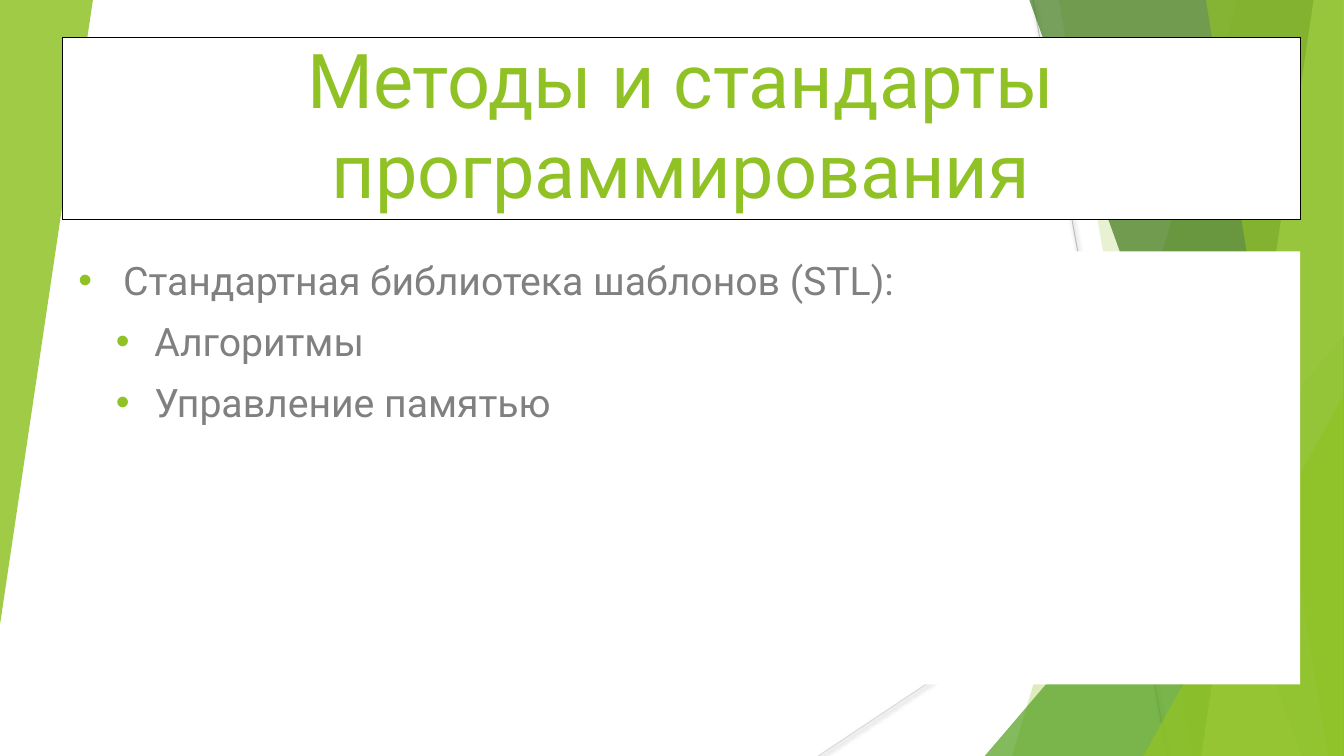
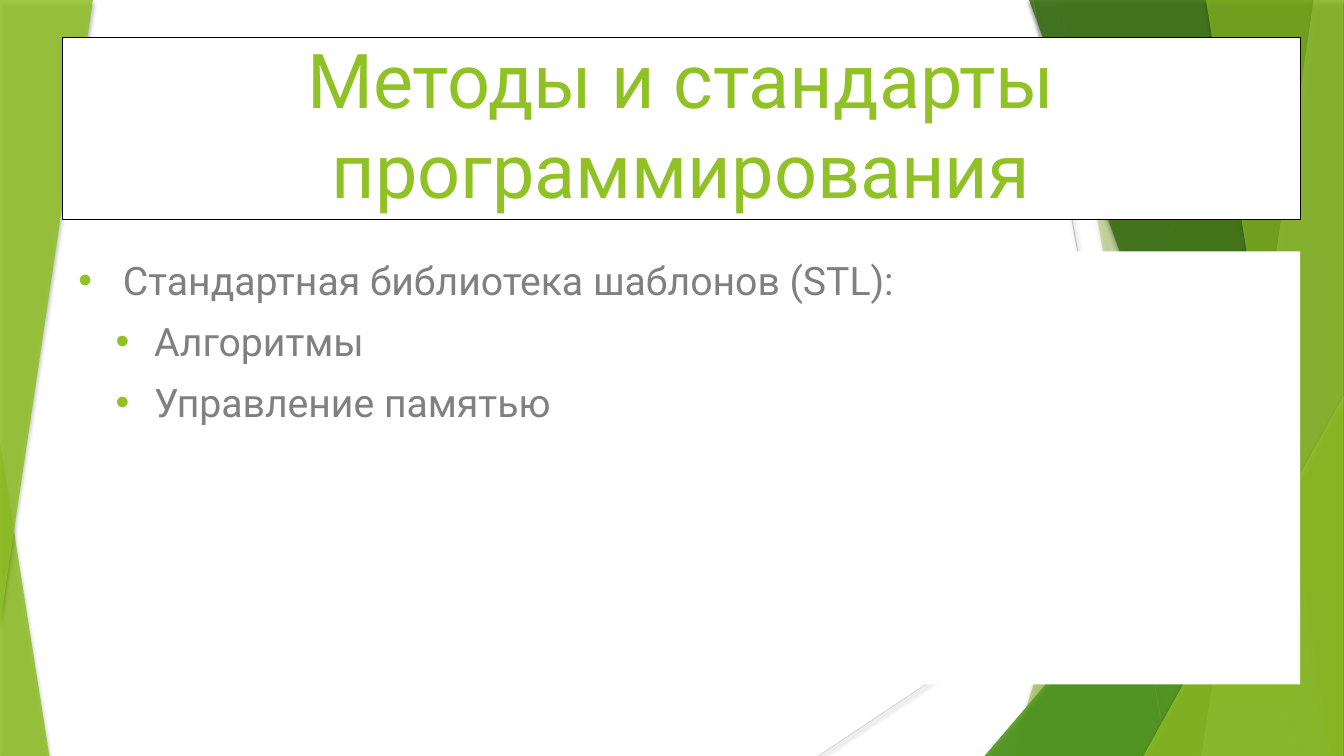
Before and after one commit to WhiteCatStudies/lectures, a slide deck: slide 1 of pt2/lectures/lecture6/lecture6.pptx. Drawn at 1344x756 pixels with LibreOffice and Linux fonts; fonts in the diff are those of the drawing. Boxes give left, top, right and bottom in pixels: in the first picture for what was removed or moved away, otherwise in the second. Text is boxed around its words. In the diff, an @@ line names an element or a change of style, - is before the commit and + after.

```diff
--- a/pt2/lectures/lecture6/lecture6.pptx
+++ b/pt2/lectures/lecture6/lecture6.pptx
@@ shadow on in 7 elements at box(1012, 0, 1344, 756), box(985, 336, 1344, 756), box(1029, 0, 1344, 756), box(1202, 0, 1344, 756), box(1206, 0, 1344, 756), box(1143, 396, 1344, 756), box(0, 0, 93, 625) @@
@@ line (1033, 0) - (1168, 756): stroke #BFBFBF 0.75 pt to #BFBFBF 0.74 pt @@
@@ freeform shape at box(1059, 0, 1344, 756): shadow on; outline redrawn @@
@@ line (1344, 406) - (819, 756): stroke #D9D9D9 0.75 pt to #D9D9D9 0.74 pt @@
@@ group added at box(985, 0, 1344, 756): 5 freeform shapes, 2 triangles @@
@@ triangle added at box(0, 443, 49, 756), fill #90C226 at 85% opacity @@
```
Also in this commit, not shown: 18 other slides changed, 2 other files.
